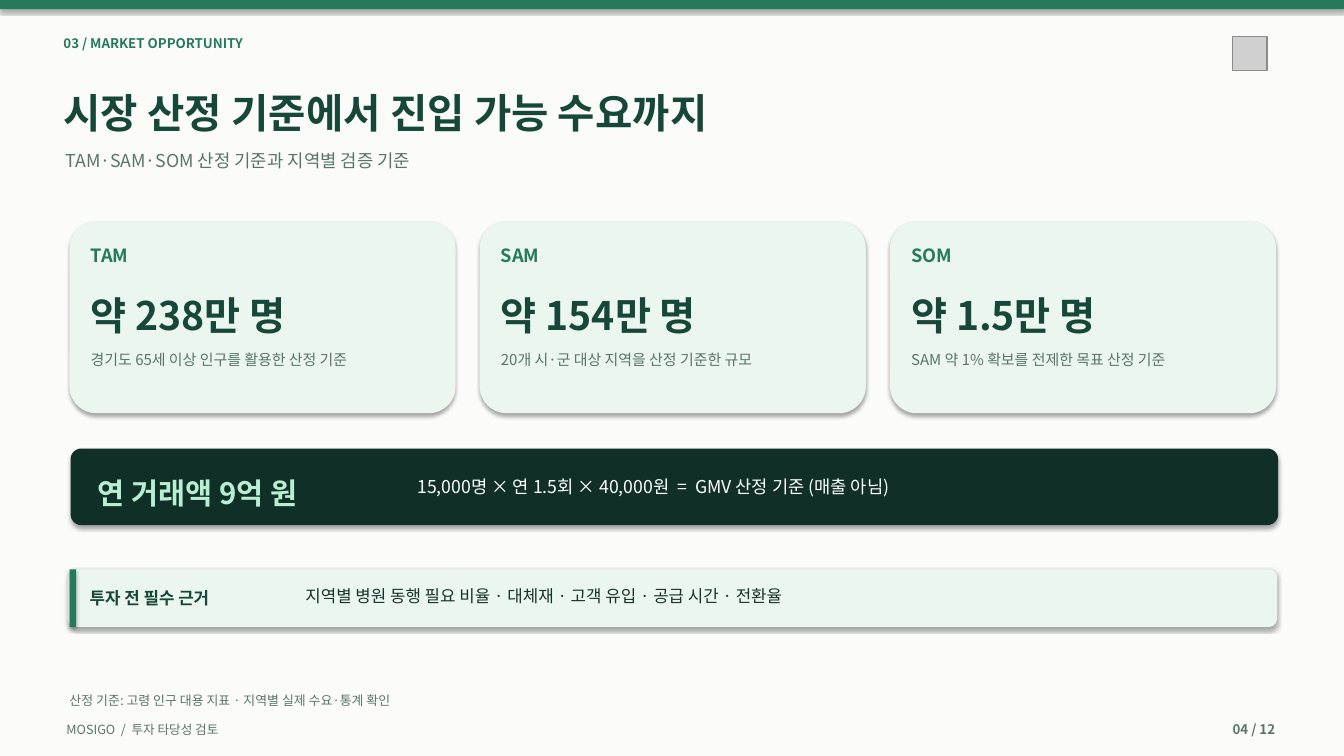
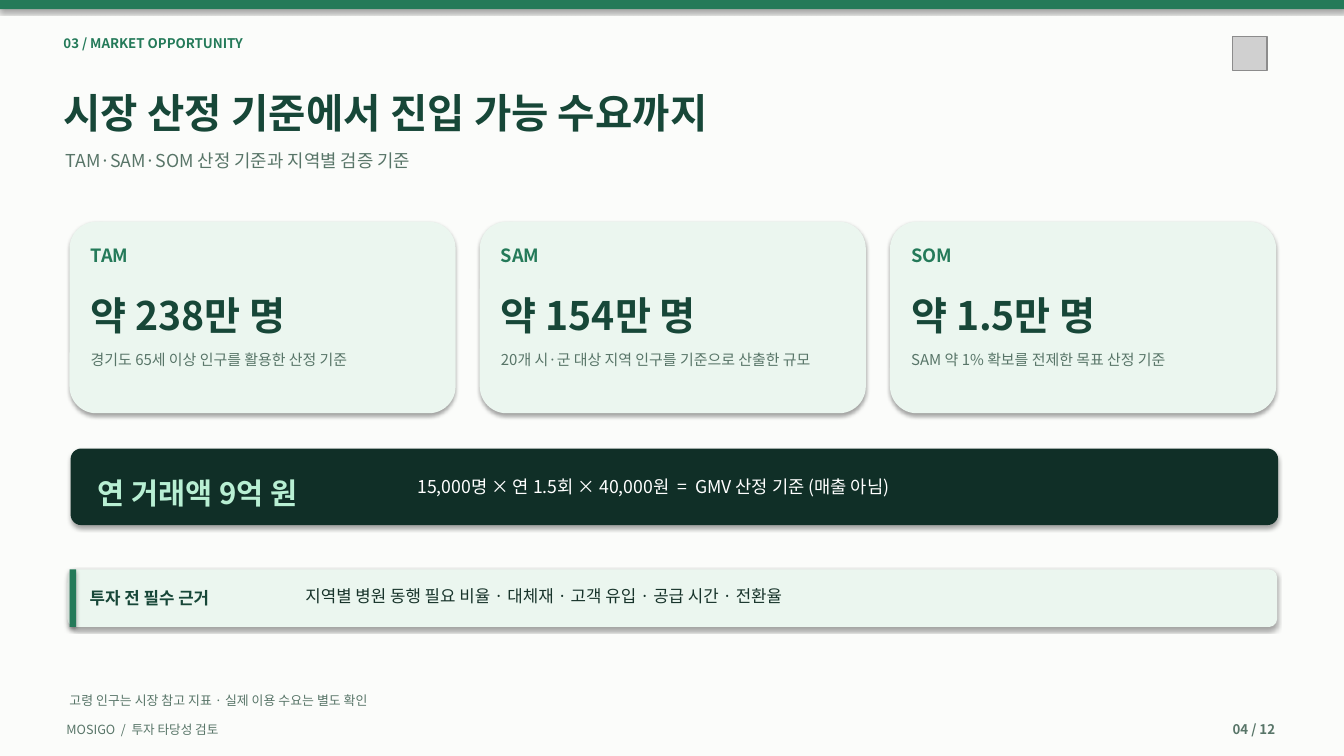
Before and after one commit to dohyunkimmm/mosigo-case-study, a slide deck: slide 4 of downloads/MOSIGO_IR_Investment_Review_12slides.pptx. Drawn at 1344x756 pixels with LibreOffice and Linux fonts; fonts in the diff are those of the drawing; grey boxes stand for pictures. Boxes give left, top, right and bottom in pixels: in the first picture for what was removed or moved away, otherwise in the second. Text is boxed around its words. In the diff, an @@ line names an element or a change of style, - is before the commit and + after.

```diff
--- a/downloads/MOSIGO_IR_Investment_Review_12slides.pptx
+++ b/downloads/MOSIGO_IR_Investment_Review_12slides.pptx
@@ text at [501,352,811,366]: text changed @@
-20개 시·군 대상 지역을 산정 기준한 규모
+20개 시·군 대상 지역 인구를 기준으로 산출한 규모
@@ text at [69,694,368,706]: text changed @@
-산정 기준: 고령 인구 대용 지표 · 지역별 실제 수요·통계 확인
+고령 인구는 시장 참고 지표 · 실제 이용 수요는 별도 확인
```
Also in this commit, not shown: 3 other files.
